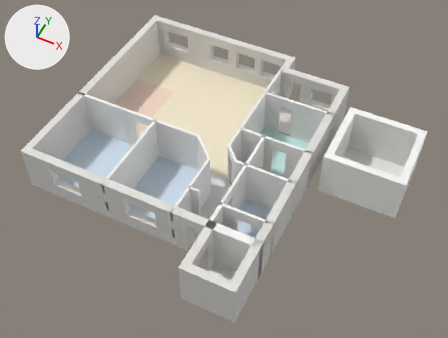
Two versions of the glTF model data/models/PROP_1002.glb, one commit apart.
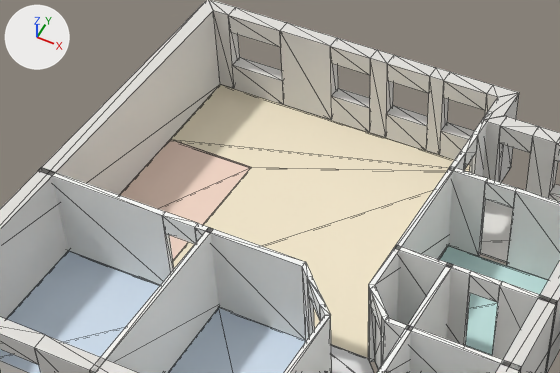
Each version appears first whole from a 50 mm lens placed at (19.5, -12.7, 26.3), pointed at (9.4, 7.6, 0.9), and next in a close-up on the part from 13% to 70% of the width and 5% to 55% of the height. Arrows for +X, +Y and +Z are at upper left; the lights stay in place. The older version's two pictures come first. The close-ups show mesh edges as thin lines. Where no turn or scale is listed for an object, it has been applied to the vertices.

The first close-up shows 'L0_floor_F0_R2_0', 'L0_floor_F0_R3_0', 'L0_floor_F0_R4_0', 'L0_floor_F0_R5_0', 'L0_wall_F0_W0', 'L0_wall_F0_W11', 'L0_wall_F0_W14', 'L0_wall_F0_W17', 'L0_wall_F0_W18', 'L0_wall_F0_W2', 'L0_wall_F0_W25', 'L0_wall_F0_W7' and 11 more.
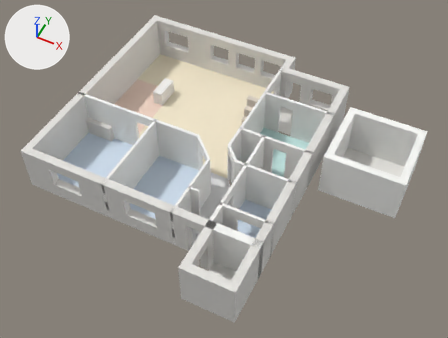
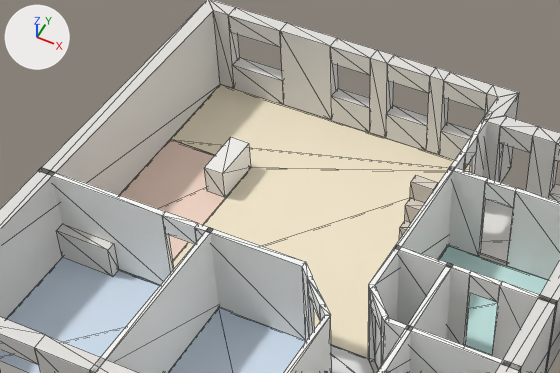
What differs and where, as boxes [x1, y1, x2, y2] in the close-ups (560 x 373 px):
```json
{"object": "L0_fixture_F0_X1", "change": "added", "after": [56, 224, 119, 277]}
{"object": "L0_fixture_F0_X0", "change": "added", "after": [204, 137, 251, 198]}
{"object": "L0_fixture_F0_X4", "change": "added", "after": [399, 175, 438, 240]}
```

Edits to the scene script, one JSON object a line:
```json
{"op": "add", "block": "mat_defaultmaterial_044", "code": ["mat_defaultmaterial_044 = bpy.data.materials.new('DefaultMaterial.044')", "mat_defaultmaterial_044.use_nodes = True; mat_defaultmaterial_044.node_tree.nodes.clear()", "_N = mat_defaultmaterial_044.node_tree.nodes; _L = mat_defaultmaterial_044.node_tree.links", "n0 = _N.new('ShaderNodeOutputMaterial'); n0.name = 'Material Output'", "n1 = _N.new('ShaderNodeBsdfPrincipled'); n1.name = 'Principled BSDF'", "n2 = _N.new('ShaderNodeVertexColor'); n2.name = 'Color Attribute'", "_L.new(n1.outputs[0], n0.inputs[0])  # 'BSDF' to 'Surface'", "_L.new(n2.outputs[0], n1.inputs[0])  # 'Color' to 'Base Color'"]}
{"op": "add", "block": "mat_defaultmaterial_041", "code": ["mat_defaultmaterial_041 = bpy.data.materials.new('DefaultMaterial.041')", "mat_defaultmaterial_041.use_nodes = True; mat_defaultmaterial_041.node_tree.nodes.clear()", "_N = mat_defaultmaterial_041.node_tree.nodes; _L = mat_defaultmaterial_041.node_tree.links", "n0 = _N.new('ShaderNodeOutputMaterial'); n0.name = 'Material Output'", "n1 = _N.new('ShaderNodeBsdfPrincipled'); n1.name = 'Principled BSDF'", "n2 = _N.new('ShaderNodeVertexColor'); n2.name = 'Color Attribute'", "_L.new(n1.outputs[0], n0.inputs[0])  # 'BSDF' to 'Surface'", "_L.new(n2.outputs[0], n1.inputs[0])  # 'Color' to 'Base Color'"]}
{"op": "add", "block": "mat_defaultmaterial_040", "code": ["mat_defaultmaterial_040 = bpy.data.materials.new('DefaultMaterial.040')", "mat_defaultmaterial_040.use_nodes = True; mat_defaultmaterial_040.node_tree.nodes.clear()", "_N = mat_defaultmaterial_040.node_tree.nodes; _L = mat_defaultmaterial_040.node_tree.links", "n0 = _N.new('ShaderNodeOutputMaterial'); n0.name = 'Material Output'", "n1 = _N.new('ShaderNodeBsdfPrincipled'); n1.name = 'Principled BSDF'", "n2 = _N.new('ShaderNodeVertexColor'); n2.name = 'Color Attribute'", "_L.new(n1.outputs[0], n0.inputs[0])  # 'BSDF' to 'Surface'", "_L.new(n2.outputs[0], n1.inputs[0])  # 'Color' to 'Base Color'"]}
{"op": "add", "block": "me_l0_fixture_f0_x4", "code": ["me_l0_fixture_f0_x4 = bpy.data.meshes.new('L0_fixture_F0_X4')", "me_l0_fixture_f0_x4.from_pydata(...)  # 32 vertices, 60 faces; spans x 8.86..9.5, y 10.31..11.8, z 0.0..2.75", "me_l0_fixture_f0_x4.materials.append(mat_defaultmaterial_044)"]}
{"op": "add", "block": "me_l0_fixture_f0_x1", "code": ["me_l0_fixture_f0_x1 = bpy.data.meshes.new('L0_fixture_F0_X1')", "me_l0_fixture_f0_x1.from_pydata(...)  # a box spanning x 0.44..2.08, y 7.34..7.63, z 0.0..1.0", "me_l0_fixture_f0_x1.materials.append(mat_defaultmaterial_041)"]}
{"op": "add", "block": "me_l0_fixture_f0_x0", "code": ["me_l0_fixture_f0_x0 = bpy.data.meshes.new('L0_fixture_F0_X0')", "me_l0_fixture_f0_x0.from_pydata(...)  # a box spanning x 2.6..3.2, y 11.383..12.861, z 0.0..0.9", "me_l0_fixture_f0_x0.materials.append(mat_defaultmaterial_040)"]}
{"op": "add", "block": "ob_l0_fixture_f0_x4", "code": ["ob_l0_fixture_f0_x4 = bpy.data.objects.new('L0_fixture_F0_X4', me_l0_fixture_f0_x4)", "ob_l0_fixture_f0_x4.location = (0.0, 0.0, 0.0)"]}
{"op": "add", "block": "ob_l0_fixture_f0_x1", "code": ["ob_l0_fixture_f0_x1 = bpy.data.objects.new('L0_fixture_F0_X1', me_l0_fixture_f0_x1)", "ob_l0_fixture_f0_x1.location = (0.0, 0.0, 0.0)"]}
{"op": "add", "block": "ob_l0_fixture_f0_x0", "code": ["ob_l0_fixture_f0_x0 = bpy.data.objects.new('L0_fixture_F0_X0', me_l0_fixture_f0_x0)", "ob_l0_fixture_f0_x0.location = (0.0, 0.0, 0.0)"]}
```
